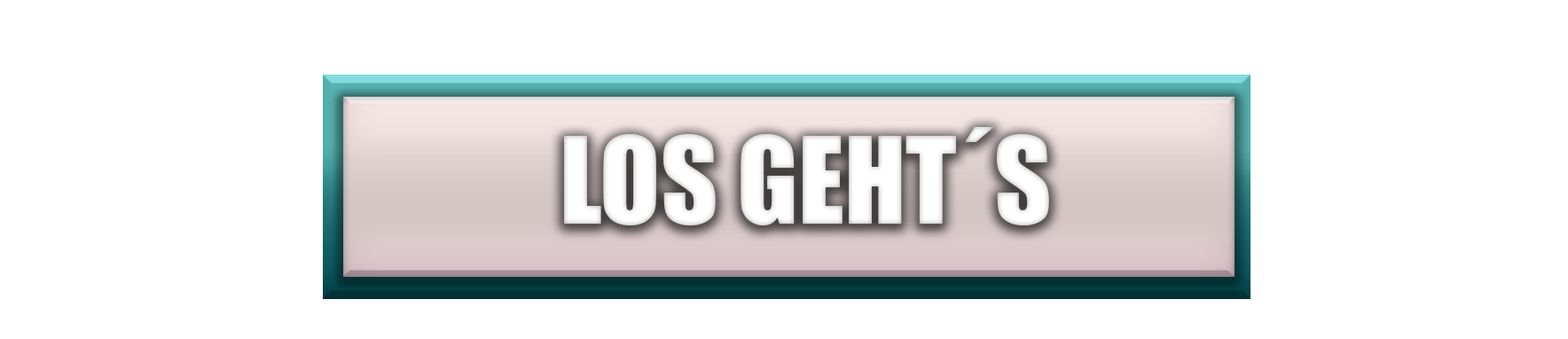
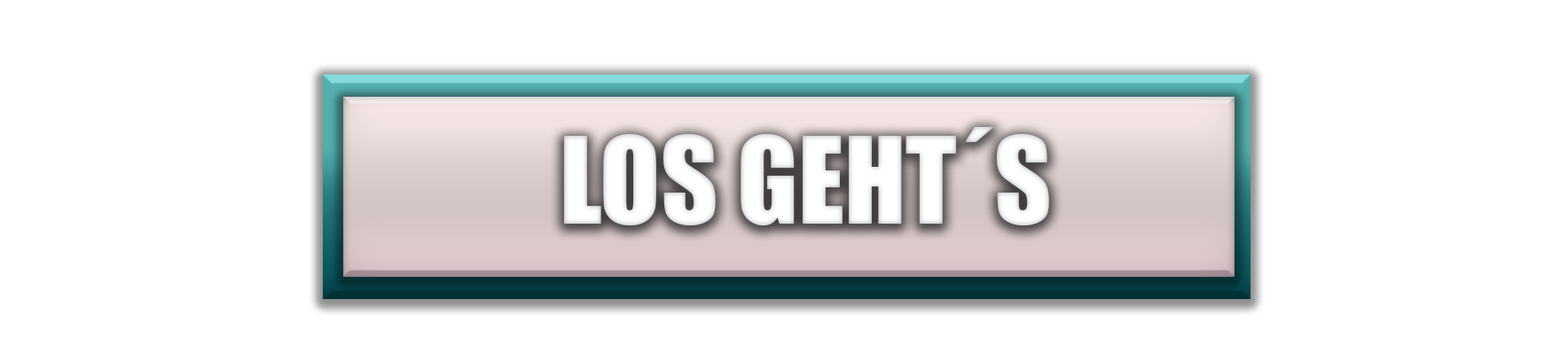
Layer changes from the first 1568x339 image to the second:
pixels changed over [308,62,1265,316] (layer not identified)
